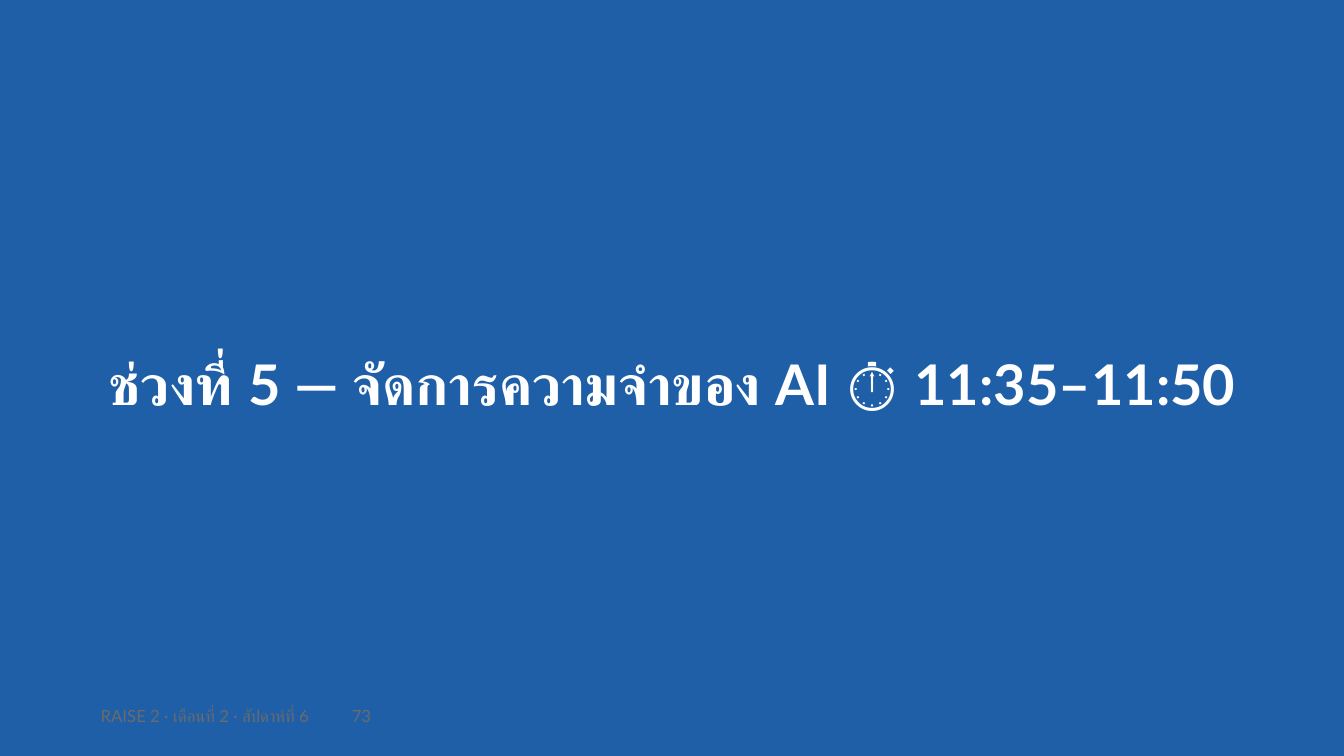
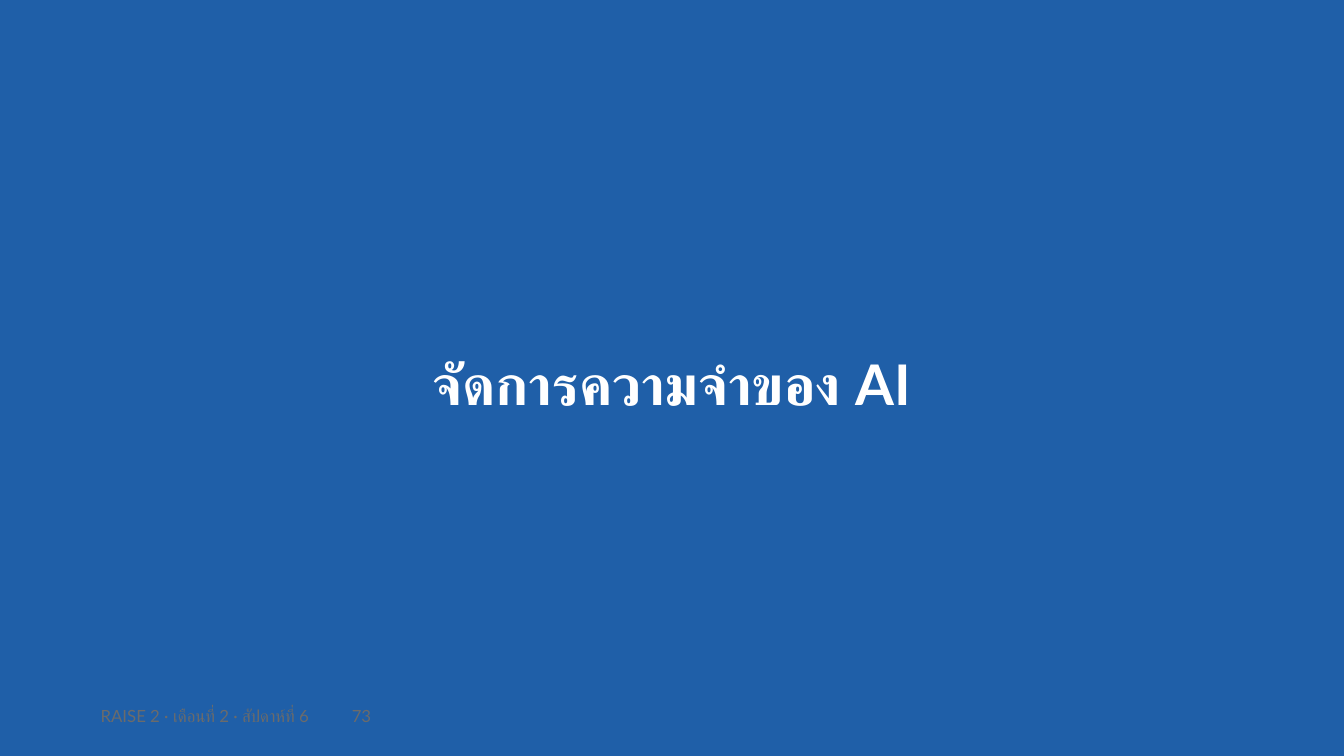
Before and after one commit to cnacha-mfu/raise2-module2, a slide deck: slide 27 of materials/week6/w6-slides.pptx (slide 73 before the commit). Drawn at 1344x756 pixels with LibreOffice and Linux fonts; fonts in the diff are those of the drawing. Boxes give left, top, right and bottom in pixels: in the first picture for what was removed or moved away, otherwise in the second. Text is boxed around its words. In the diff, an @@ line names an element or a change of style, - is before the commit and + after.

```diff
--- a/materials/week6/w6-slides.pptx
+++ b/materials/week6/w6-slides.pptx
@@ text at (433, 361, 911, 406): text changed @@
-ช่วงที่ 5 — จัดการความจำของ AI ⏱ 11:35–11:50
+จัดการความจำของ AI
```
Also in this commit, not shown: 15 other slides changed, 3 slides added, 2 other files.
